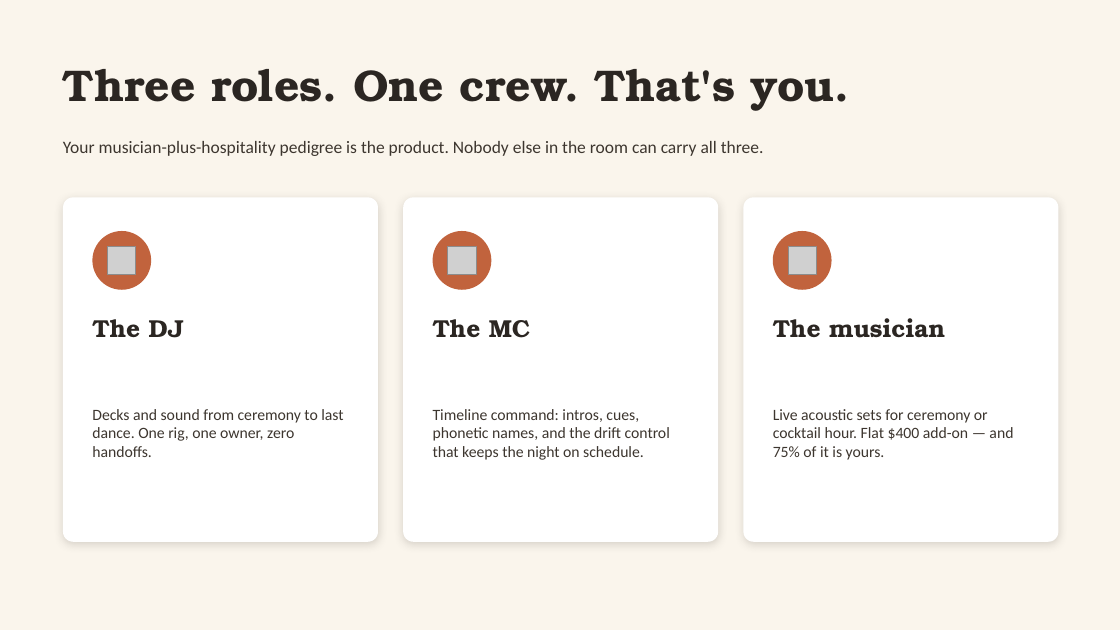
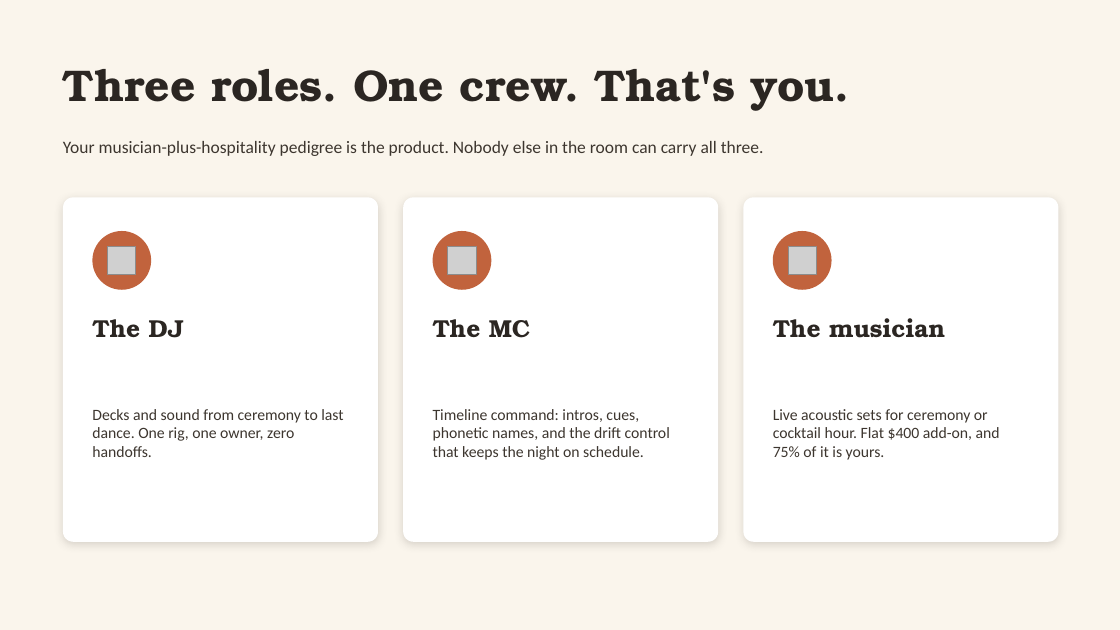
Before and after one commit to Legal-Leaf-Market/CrossroadsWeddingCo, a slide deck: slide 2 of content/partner/crossroads-partner-brief-nic.pptx. Drawn at 1120x630 pixels with LibreOffice and Linux fonts; fonts in the diff are those of the drawing; grey boxes stand for pictures. Boxes give left, top, right and bottom in pixels: in the first picture for what was removed or moved away, otherwise in the second. Text is boxed around its words. In the diff, an @@ line names an element or a change of style, - is before the commit and + after.

```diff
--- a/content/partner/crossroads-partner-brief-nic.pptx
+++ b/content/partner/crossroads-partner-brief-nic.pptx
@@ text at <box>773,409,1000,460</box>: text changed @@
-Live acoustic sets for ceremony or cocktail hour. Flat $400 add-on — and 75% of it is yours.
+Live acoustic sets for ceremony or cocktail hour. Flat $400 add-on, and 75% of it is yours.
```
Also in this commit, not shown: 7 other slides changed, 30 other files.
